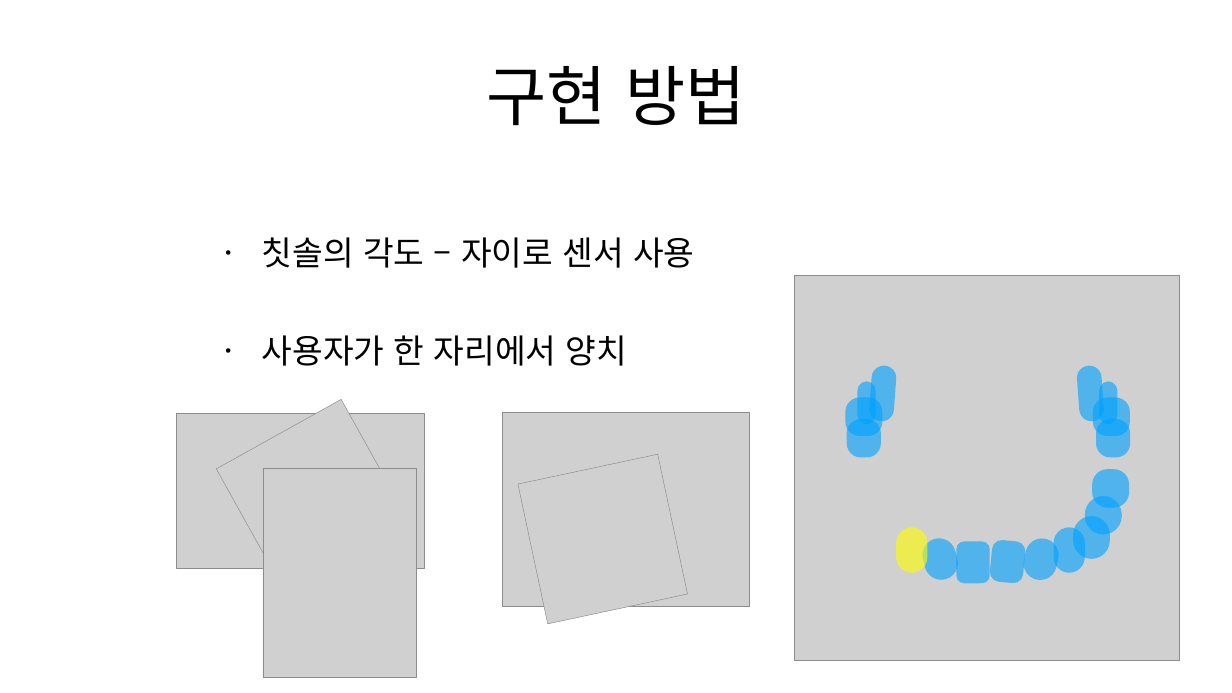
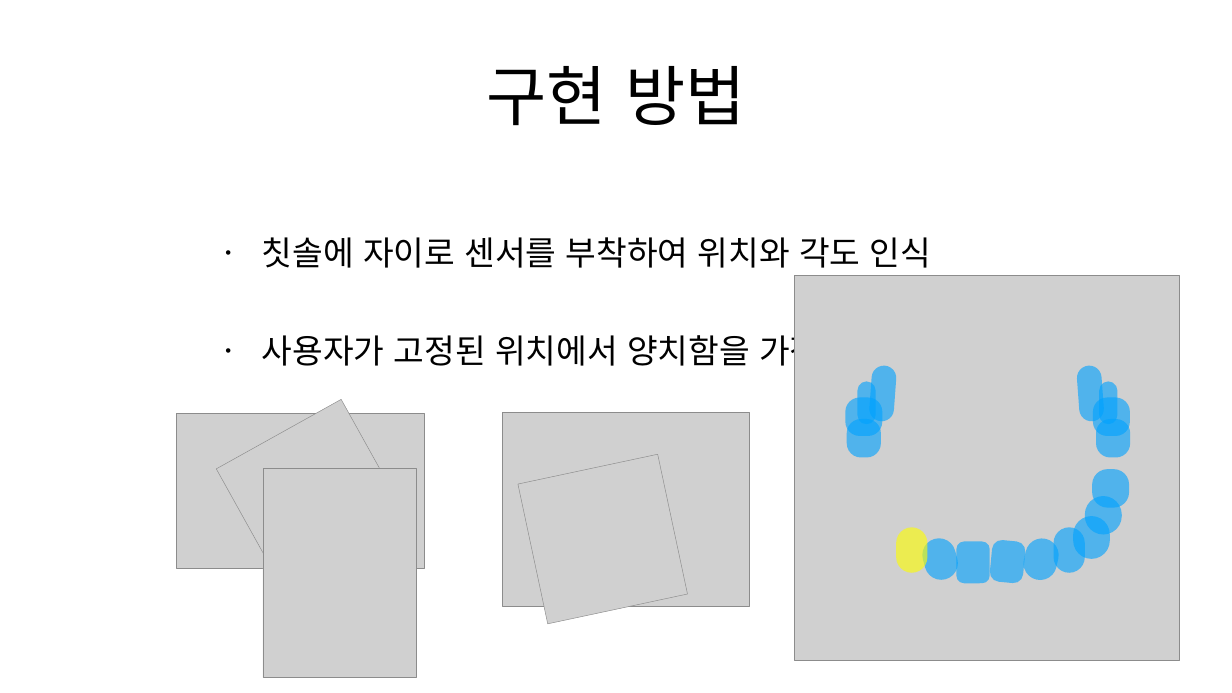
Before and after one commit to Team-Achi/Docs, a slide deck: slide 8 of 캡스톤디자인_5주차 발표자료_5조.pptx. Drawn at 1232x693 pixels with LibreOffice and Linux fonts; fonts in the diff are those of the drawing; grey boxes stand for pictures. Boxes give left, top, right and bottom in pixels: in the first picture for what was removed or moved away, otherwise in the second. Text is boxed around its words. In the diff, an @@ line names an element or a change of style, - is before the commit and + after.

```diff
--- a/캡스톤디자인_5주차 발표자료_5조.pptx
+++ b/캡스톤디자인_5주차 발표자료_5조.pptx
@@ text at (x1=262, y1=237, x2=931, y2=372): text changed @@
-• 칫솔의 각도 – 자이로 센서 사용
-• 사용자가 한 자리에서 양치
+• 칫솔에 자이로 센서를 부착하여 위치와 각도 인식
+• 사용자가 고정된 위치에서 양치함을 가정
```
Also in this commit, not shown: 6 other slides changed.
